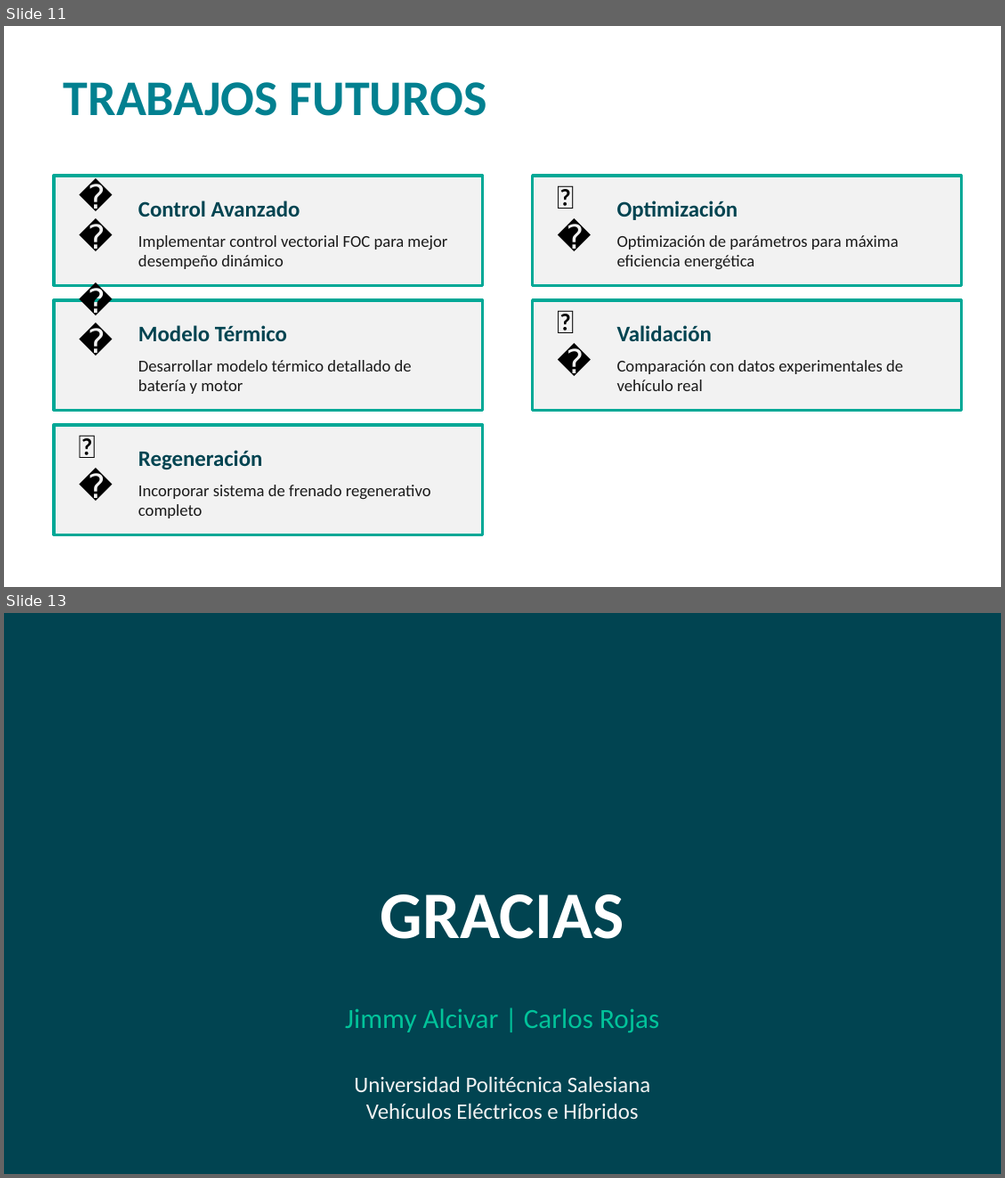
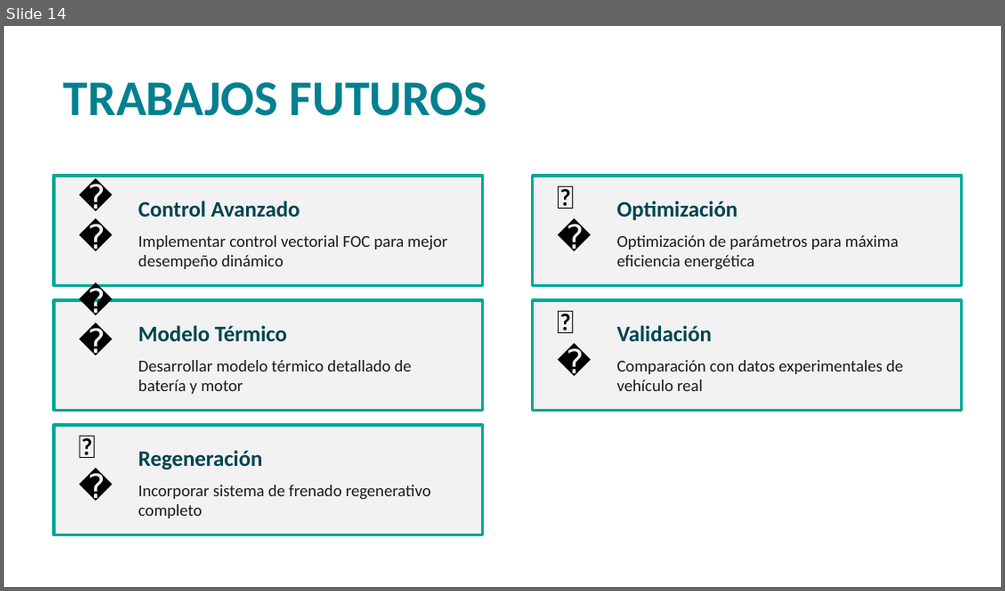
Before and after one commit to Carlos0610R/Alcivar-Rojas-Proyecto-vehiculos-hibridos-y-electricos-segundo-parcial., a slide deck: Alcivar, Rojas Presentacion_Proyecto_EV_MATLAB.pptx. Shown one above the other, each under a label of ours: slides 11 and 13 before the commit, slide 14 after it; the slides between them are not shown. The pictures are 1005x1178 and 1005x591 pixels, drawn with LibreOffice and Linux fonts; fonts in the diff are those of the drawing. Boxes give left, top, right and bottom in pixels: in the first picture for what was removed or moved away, otherwise in the second. Text is boxed around its words. In the diff, an @@ line names an element or a change of style, - is before the commit and + after.

```diff
--- a/Alcivar, Rojas Presentacion_Proyecto_EV_MATLAB.pptx
+++ b/Alcivar, Rojas Presentacion_Proyecto_EV_MATLAB.pptx
@@ slide 13 removed at [4, 613, 1001, 1174], background #014451 @@
@@ text removed at [380, 894, 624, 939] @@
-GRACIAS
@@ text removed at [345, 1008, 659, 1032] @@
-Jimmy Alcivar | Carlos Rojas
@@ text removed at [354, 1076, 650, 1119] @@
-Universidad Politécnica Salesiana
-Vehículos Eléctricos e Híbridos
@@ what was slide 11 is now slide 14 @@
```
Also in this commit, not shown: 1 slide changed, 3 slides added.
